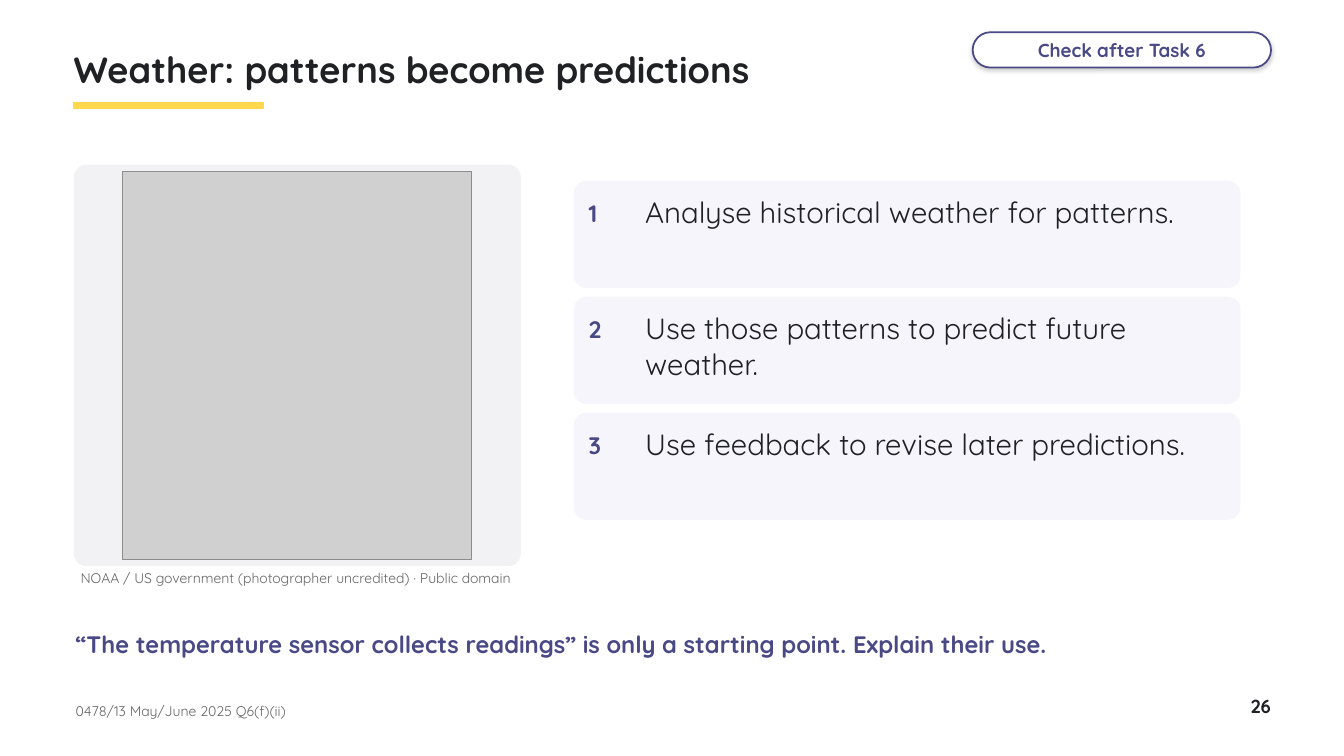
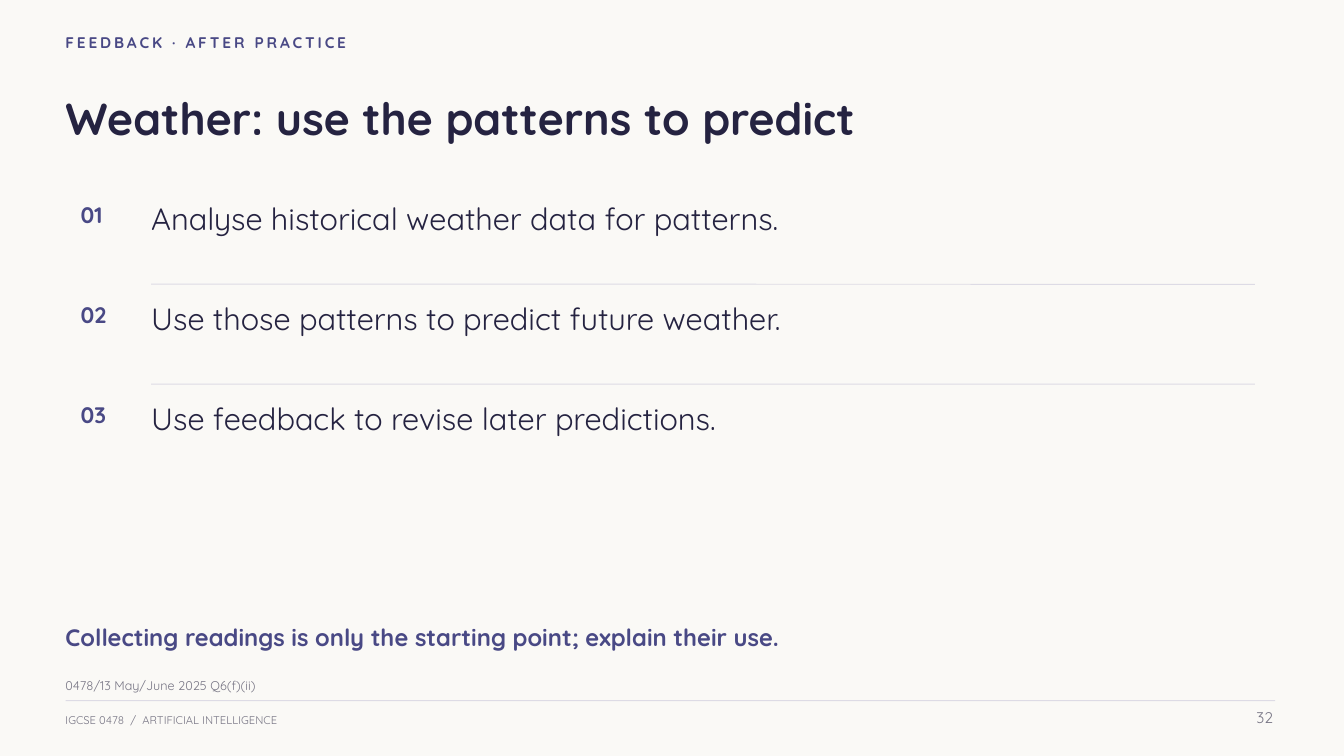
Before and after one commit to myk-sh/cs-lessons, a slide deck: slide 32 of 0478 P1/Artificial Intelligence/IGCSE_0478_Lesson_-_Artificial_Intelligence.pptx (slide 26 before the commit). Drawn at 1344x756 pixels with LibreOffice and Linux fonts; fonts in the diff are those of the drawing; grey boxes stand for pictures. Boxes give left, top, right and bottom in pixels: in the first picture for what was removed or moved away, otherwise in the second. Text is boxed around its words. In the diff, an @@ line names an element or a change of style, - is before the commit and + after.

Commit message:
Teach AI concepts before exam practice and redesign lesson visuals

```diff
--- a/0478 P1/Artificial Intelligence/IGCSE_0478_Lesson_-_Artificial_Intelligence.pptx
+++ b/0478 P1/Artificial Intelligence/IGCSE_0478_Lesson_-_Artificial_Intelligence.pptx
@@ background #FFFFFF to #FAF9F6 @@
@@ text added at (65,37,346,48), 11 pt, text #494985, bold @@
+FEEDBACK · AFTER PRACTICE
@@ text removed at (74,56,750,91) @@
-Weather: patterns become predictions
@@ rounded rectangle removed at (973,32,1271,68) @@
-Check after Task 6
@@ text added at (65,102,854,144), 32 pt, text #252341, bold @@
+Weather: use the patterns to predict
@@ rectangle removed at (74,103,263,109) @@
@@ rounded rectangle removed at (75,165,520,566) @@
@@ picture removed at (123,171,472,560) @@
@@ text added at (81,207,103,223), 16 pt, text #494985, bold @@
+01
@@ text at (151,207,778,236): text changed; size 21 to 22 pt; text colour #202124 to #252341 @@
-Analyse historical weather for patterns.
+Analyse historical weather data for patterns.
@@ rounded rectangle removed at (575,181,1240,287) @@
@@ text removed at (589,205,598,222) @@
-1
@@ line added from (151, 284) to (1255, 284), #DDDBE5 0.7 pt @@
@@ rounded rectangle removed at (575,297,1240,403) @@
@@ text added at (81,307,107,323), 16 pt, text #494985, bold @@
+02
@@ text "Use those patterns to predict ...": place and size @@
-text "Use those patterns to predict ..." at (645,317,1126,376)
+text "Use those patterns to predict ..." at (151,307,781,336)
@@ text "Use those patterns to predict ..." at (151,307,781,336): size 21 to 22 pt, text colour #202124 to #252341; less space between paragraphs @@
@@ text removed at (589,321,602,338) @@
-2
@@ line added from (151, 384) to (1255, 384), #DDDBE5 0.7 pt @@
@@ text added at (81,407,106,423), 16 pt, text #494985, bold @@
+03
@@ text "Use feedback to revise later ..." at (151,407,716,436): size 21 to 22 pt, text colour #202124 to #252341; less space between paragraphs @@
@@ text "Use feedback to revise later ...": place and size @@
-text "Use feedback to revise later ..." at (645,433,1185,461)
+text "Use feedback to revise later ..." at (151,407,716,436)
@@ rounded rectangle removed at (575,413,1240,519) @@
@@ text removed at (589,437,601,454) @@
-3
@@ text removed at (81,573,511,586) @@
-NOAA / US government (photographer uncredited) · Public domain
@@ text at (65,628,779,651): text changed @@
-“The temperature sensor collects readings” is only a starting point. Explain their use.
+Collecting readings is only the starting point; explain their use.
@@ text "0478/13 May/June 2025 Q6(f)(ii)": place and size @@
-text "0478/13 May/June 2025 Q6(f)(ii)" at (76,705,286,719)
+text "0478/13 May/June 2025 Q6(f)(ii)" at (65,680,255,693)
@@ text "0478/13 May/June 2025 Q6(f)(ii)" at (65,680,255,693): size 10 to 9 pt, text colour #666666 to #777584; less space between paragraphs @@
@@ text added at (65,716,277,724), 8 pt, text #777584 @@
+IGCSE 0478 / ARTIFICIAL INTELLIGENCE
@@ line added from (66, 701) to (1275, 701), #DDDBE5 0.7 pt @@
@@ text removed at (1251,699,1271,713) @@
-26
@@ text added at (1256,712,1273,723), 11 pt, text #777584 @@
+32
```
Also in this commit, not shown: 7 other slides changed, 33 slides added, 25 slides removed, 20 other files.
